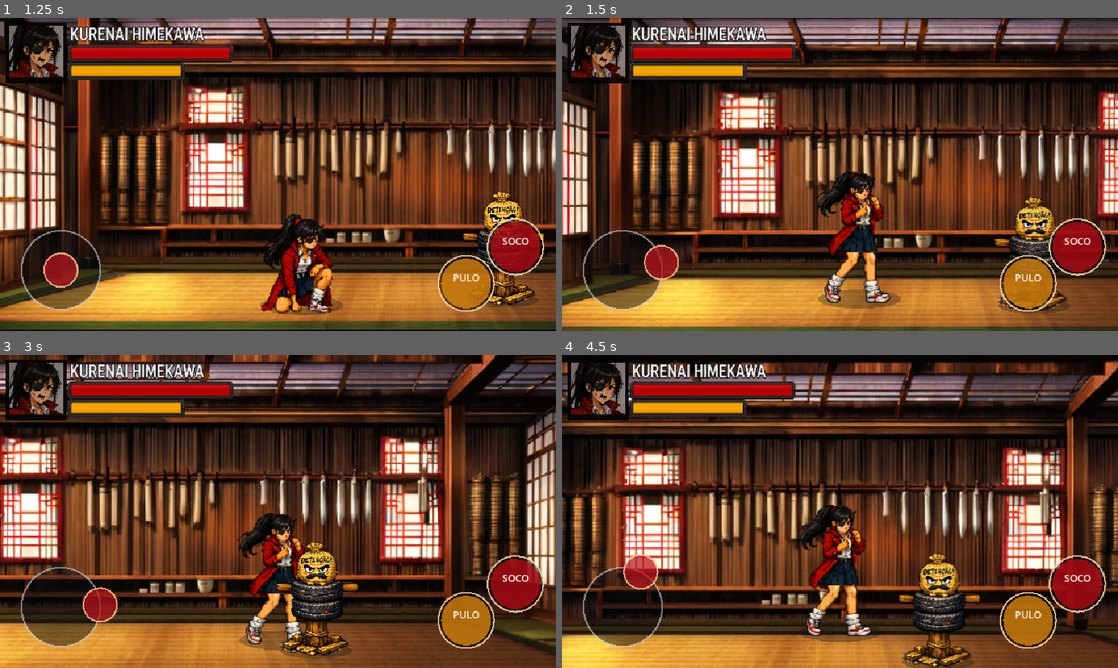
Above: before the commit, frames 1-4 (two rows, left to right).
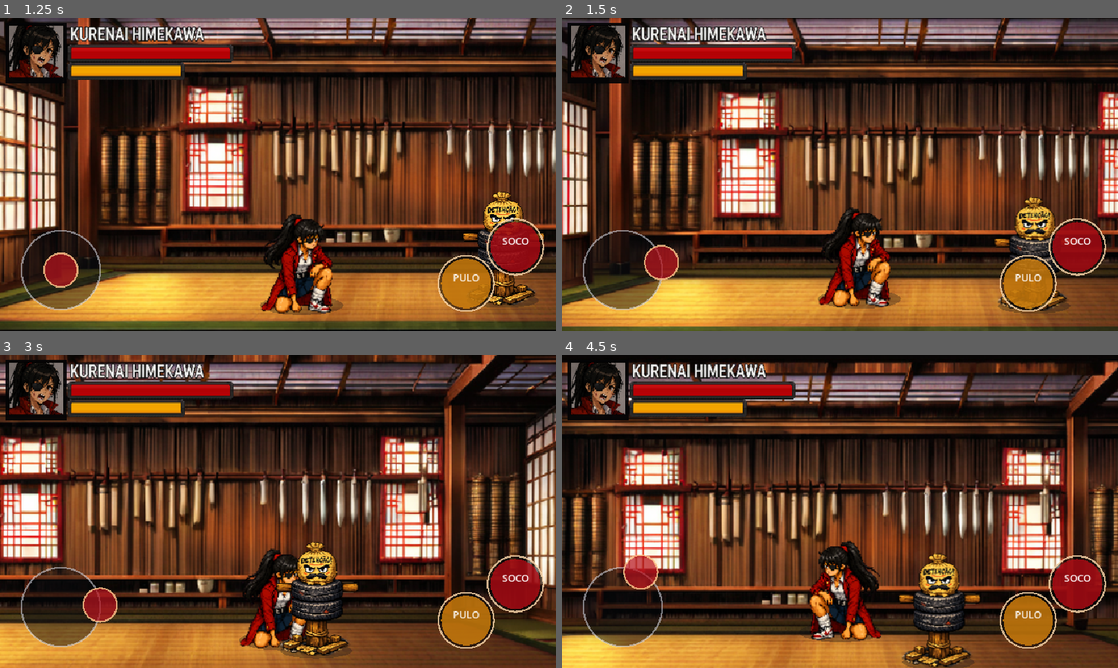
Above: after the commit, the same moments.

Repository: BrunoKagami/kurenai_bancho_school_wars
Game: Godot game, scene res://main.tscn
Same seed, same stepped clock (60 frames per second), same inputs: the game is played once before the commit and once after it.
Inputs (mouse positions are in pixels of both pictures, inside the frame that each line leads up to):
- Up to frame 1 (1.25 s): move the mouse to (400, 158) at 0.52 s; hold D (move_right) from 0.53 s (still down); hold Space (jump) from 0.53 s (still down); click (400, 158) at 0.67 s
- Up to frame 2 (1.5 s): release D (move_right) at 1.25 s; release Space (jump) at 1.25 s; drag from (728, 190) to (1062, 302) at 1.27 s
- Up to frame 3 (3 s): move the mouse to (333, 442) at 2.02 s; hold D (move_right) 2.03-2.75 s; hold Space (jump) 2.03-2.75 s; drag from (250, 574) to (289, 639) at 2.77 s
- Up to frame 4 (4.5 s): move the mouse to (1006, 558) at 3.52 s; hold A (move_left) 3.53-4.25 s; hold Space (jump) 3.53-4.25 s; drag from (673, 464) to (756, 433) at 4.27 s

Frame 1 is identical in both runs. In frame 2, 3.7% of the frame differs, in the area x 45-60%, y 49-93%; in frame 3, 3.1%; in frame 4, 3.8%, in the area x 42-58%, y 47-92%.

Commit message:
Ajusta salto variavel

Diff:
--- a/scripts/player.gd
+++ b/scripts/player.gd
@@ -18,6 +18,9 @@
 @export var move_speed := 230.0
 @export var jump_speed := 720.0
 @export var gravity := 1750.0
+@export var jump_hold_force := 1050.0
+@export var jump_hold_duration := 0.18
+@export var jump_cut_multiplier := 0.45
 @export var max_health := 100.0
 @export var max_stamina := 100.0
 @export var jab_stamina_cost := 12.0
@@ -29,6 +32,8 @@
 var air_facing := 1.0
 var jump_height := 0.0
 var vertical_speed := 0.0
+var jump_hold_timer := 0.0
+var jump_cut_applied := false
 var attacking := false
 var aerial_kick := false
 var aerial_kick_falling := false
@@ -72,16 +77,27 @@
 	if Input.is_action_just_pressed("jump") and jump_height <= 0.0 and not attacking:
 		air_facing = facing
 		vertical_speed = jump_speed
+		jump_hold_timer = jump_hold_duration
+		jump_cut_applied = false
 		animated_sprite.play("jump")
 
 	if jump_height > 0.0 or vertical_speed > 0.0:
 		if aerial_kick:
 			flying_kick_pose_timer = maxf(flying_kick_pose_timer - delta, 0.0)
+		if Input.is_action_pressed("jump") and jump_hold_timer > 0.0 and vertical_speed > 0.0:
+			vertical_speed += jump_hold_force * delta
+			jump_hold_timer -= delta
+		elif Input.is_action_just_released("jump") and vertical_speed > 0.0 and not jump_cut_applied:
+			vertical_speed *= jump_cut_multiplier
+			jump_cut_applied = true
+			jump_hold_timer = 0.0
 		jump_height += vertical_speed * delta
 		vertical_speed -= gravity * delta
 		if jump_height <= 0.0:
 			jump_height = 0.0
 			vertical_speed = 0.0
+			jump_hold_timer = 0.0
+			jump_cut_applied = false
 			attack_area.monitoring = false
 			if aerial_kick:
 				_start_flying_kick_recovery()
Not shown, changed: Kurenai_Bancho_School_Wars.html
Not shown, changed: Kurenai_Bancho_School_Wars.pck
